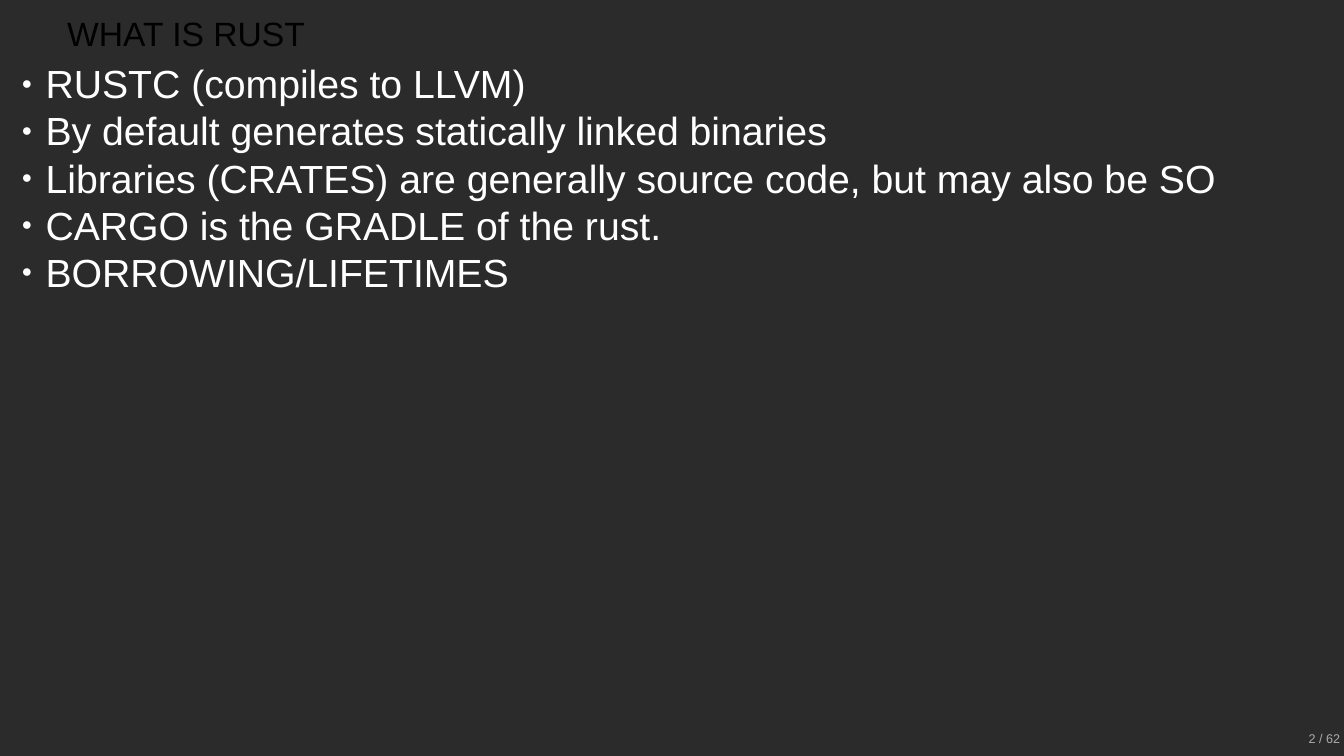
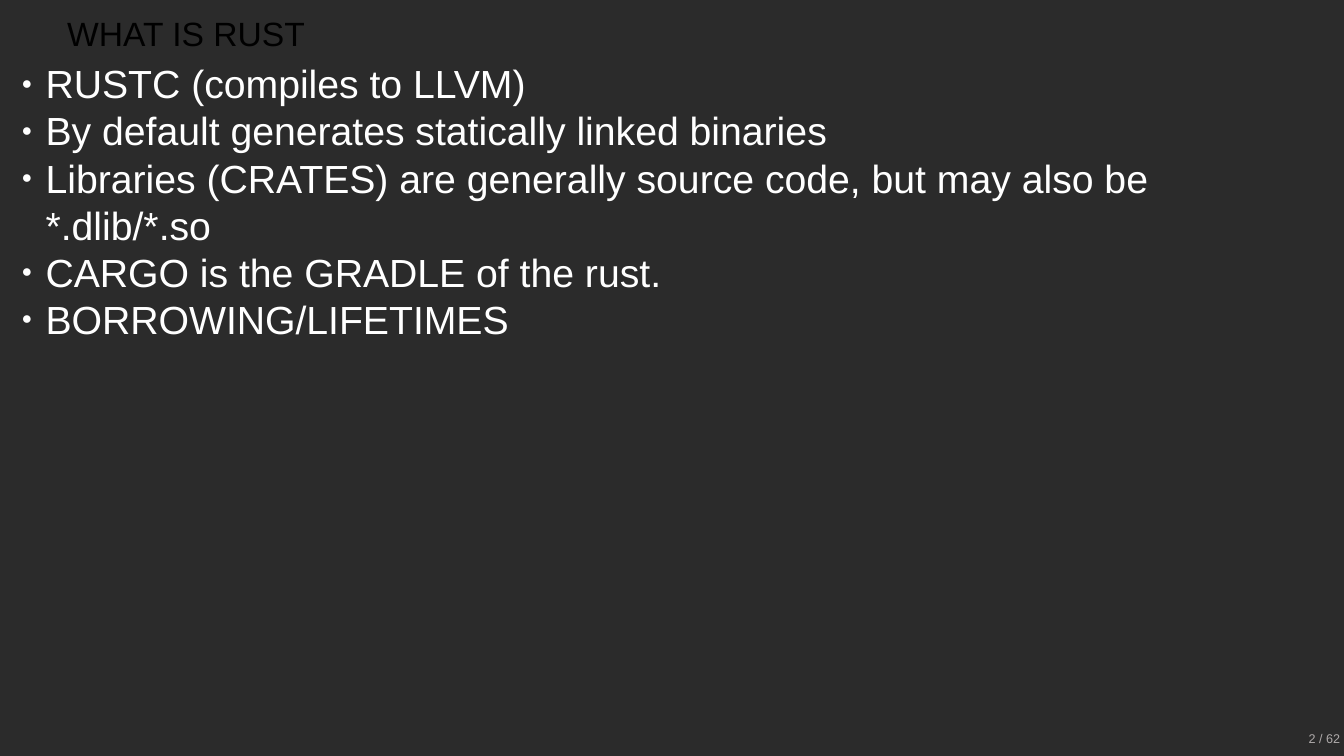
Before and after one commit to havelsan/rust-dev-env, a slide deck: slide 2 of rust-introduction.odp. Drawn at 1344x756 pixels with LibreOffice and Linux fonts; fonts in the diff are those of the drawing; background and template pictures are left out; a plain dark background stands for a picture behind light text. Boxes give left, top, right and bottom in pixels: in the first picture for what was removed or moved away, otherwise in the second. Text is boxed around its words. In the diff, an @@ line names an element or a change of style, - is before the commit and + after.

Commit message:
MP

```diff
--- a/rust-introduction.odp
+++ b/rust-introduction.odp
@@ text at [46, 164, 1148, 241]: text changed @@
-● Libraries (CRATES) are generally source code, but may also be SO
+● Libraries (CRATES) are generally source code, but may also be *.dlib/*.so
```
Also in this commit, not shown: 1 other slide changed, 2 slides added.
